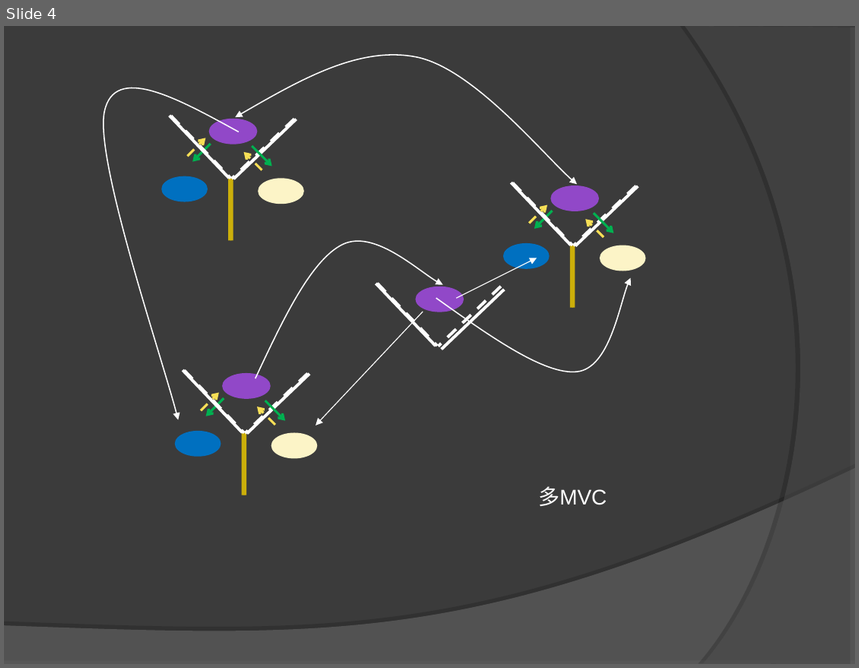
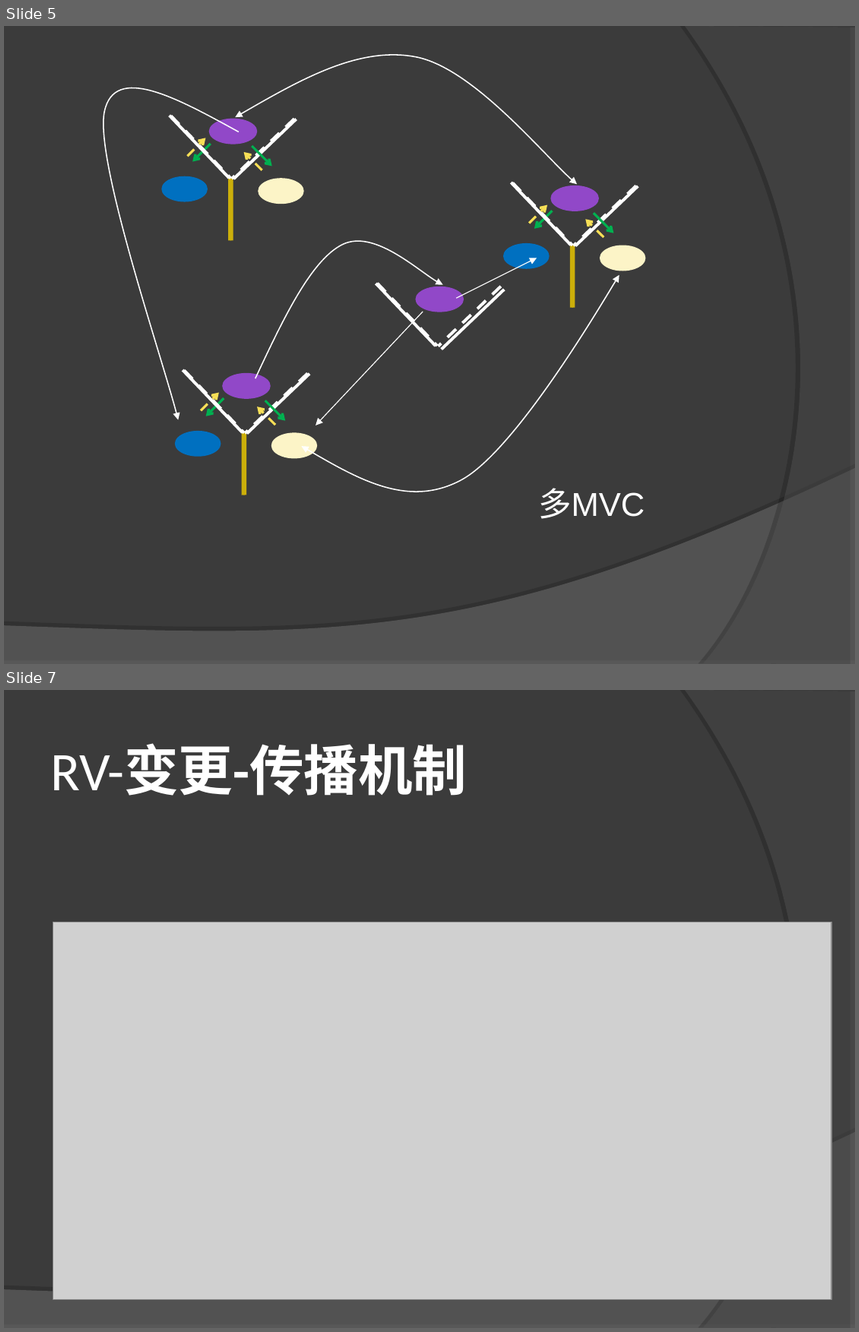
Before and after one commit to leezeng/MVC, a slide deck: doc/MVC.ppt. Shown one above the other, each under a label of ours: slide 4 before the commit, slides 5 and 7 after it; the slides between them are not shown. The pictures are 859x668 and 859x1332 pixels, drawn with LibreOffice and Linux fonts; fonts in the diff are those of the drawing; grey boxes stand for pictures. Boxes give left, top, right and bottom in pixels: in the first picture for what was removed or moved away, otherwise in the second. Text is boxed around its words. In the diff, an @@ line names an element or a change of style, - is before the commit and + after.

```diff
--- a/doc/MVC.ppt
+++ b/doc/MVC.ppt
@@ slide 7 added at (x1=4, y1=690, x2=855, y2=1328), background #3B3B3B; not listed: 2 template elements that a slide beside it also shows @@
@@ title added at (x1=51, y1=745, x2=468, y2=796), 46 pt, text #FFFFFF, bold @@
+RV-变更-传播机制
@@ picture added at (x1=53, y1=923, x2=832, y2=1300) @@
@@ what was slide 4 is now slide 5 @@
@@ slide 5 changed as well @@
@@ freeform shape resized from (x1=436, y1=278, x2=631, y2=375) to (x1=301, y1=275, x2=619, y2=492) @@
@@ text "多MVC" at (x1=538, y1=488, x2=645, y2=519): size 18 to 28 pt; more space between paragraphs @@
```
Also in this commit, not shown: 1 other slide changed, 8 other slides added, 3 slides removed, 35 other files.
